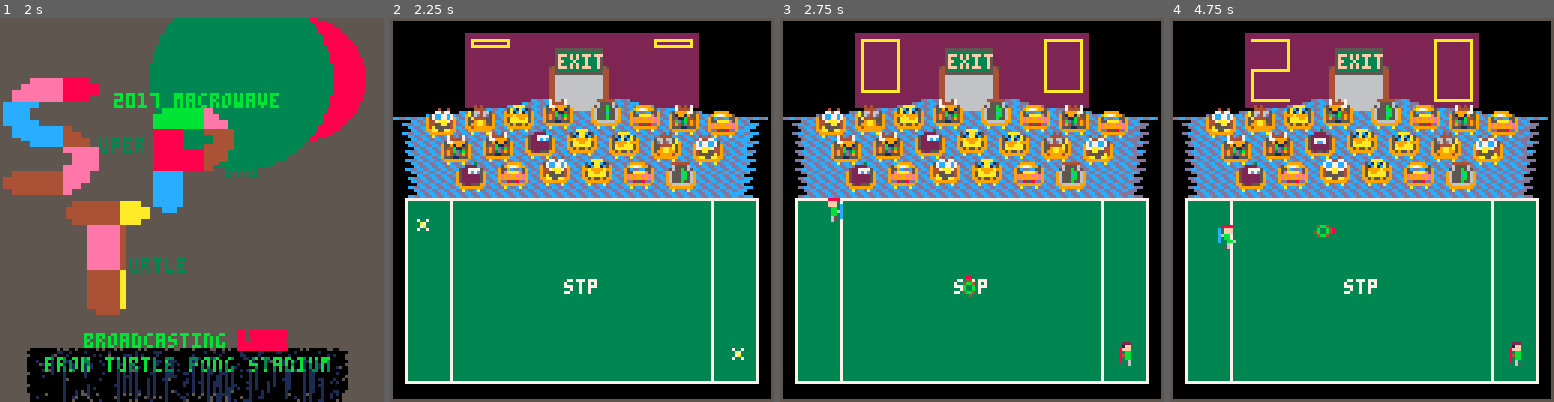
Above: before the commit, frames 1-4 (left to right).
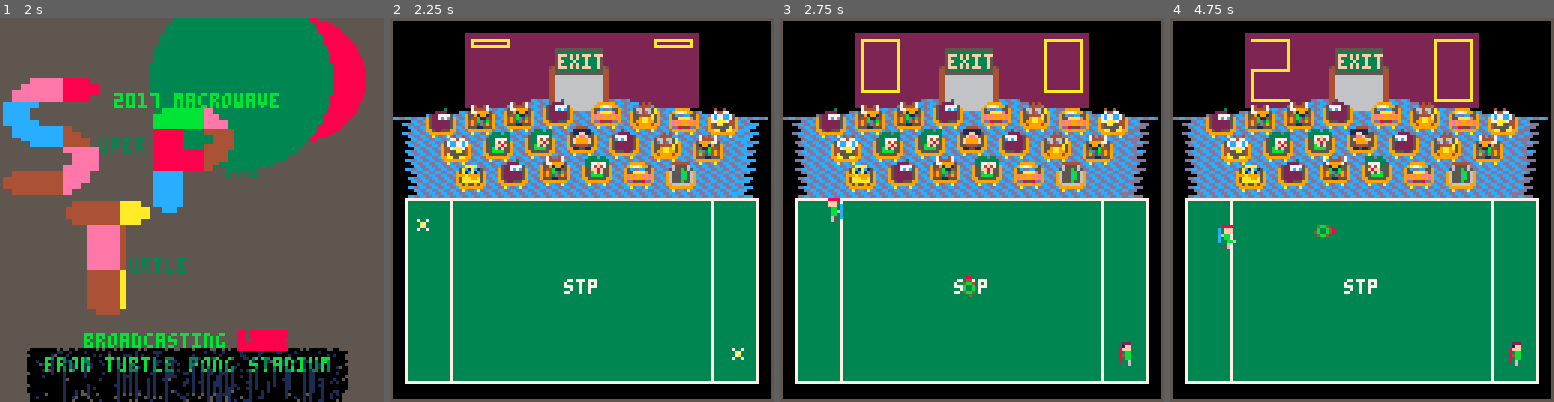
Above: after the commit, the same moments.

Repository: topromulan/STP4
Game: PICO-8 cartridge stp4.p8
Two runs of this game, one before a commit and one after it. Both use one fixed random seed, a clock stepped at 60 frames per second and the inputs below.
Inputs:
- Up to frame 1 (2 s): tap X (X key) at 0.33, 1.07, 1.85 s; tap O (Z key) at 0.7, 1.7 s; hold Right from 1.6 s (still down)
- Up to frame 2 (2.25 s): release Right at 2.1 s; tap O (Z key) at 2.1 s; hold Up from 2.15 s (still down)
- Up to frame 3 (2.75 s): release Up at 2.42 s; hold Right from 2.47 s (still down); tap O (Z key) at 2.5 s
- Up to frame 4 (4.75 s): tap O (Z key) every 0.4 s from 2.9 to 4.5 s; tap X (X key) at 2.97, 4.08 s; release Right at 3.03 s; hold Left 3.08-3.58 s; hold Down 3.63-3.97 s; hold Right 4.02-4.68 s; hold Up from 4.73 s (still down)

Frame 1 is identical in both runs. In frame 2, 5.1% of the frame differs, in the area x 10-90%, y 21-44%; in frame 3, 5.1%; in frame 4, 5.2%.

Commit message:
clown head mounted on a plaque fan

Diff:
--- a/stp4.p8
+++ b/stp4.p8
@@ -261,7 +261,8 @@
  stadium.field={}
  stadium.display={}
 
- stadium.fans={80,81,82,83,84,85,86,87}
+ stadium.fans={80,81,82,83,84,85,86,87,88}
+
  stadium.audience={}
 
  stadium.floor={}
Not shown, changed: 28 lines of the sprite sheet (__gfx__) section of stp4.p8
